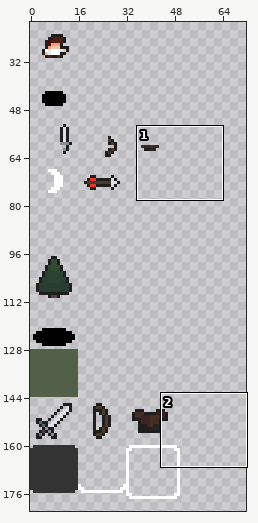
Sprite sheet, stored at public/textures/atlas.png. The picture above shows the old version from afar; the outline marks the close-up.
Close-up. Before the edit:
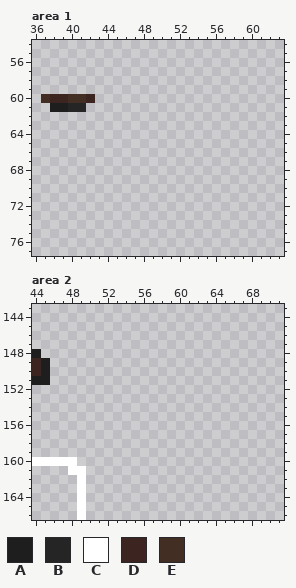
The file is 256x256 pixels. Colours within 5 levels of each other are drawn and written as one. Shown: area 1: x 36..63, y 54..77; area 2: x 44..71, y 143..166. The wide view leaves out empty margins.
Palette (. is transparent): A #1e1e1e  B #252525  C #ffffff  D #3c2520  E #432e23
Pixels before, area 1, first column x 37:
60 EDDEED
61 .AABB.
Pixels before, area 2, first column x 44:
148 A.....
149 DA....
150 DA....
151 AA....
152 ......
153 ......
154 ......
155 ......
156 ......
157 ......
158 ......
159 ......
160 CCCCC.
161 ....CC
162 .....C
163 .....C
164 .....C
165 .....C
166 .....C
Now the later version:
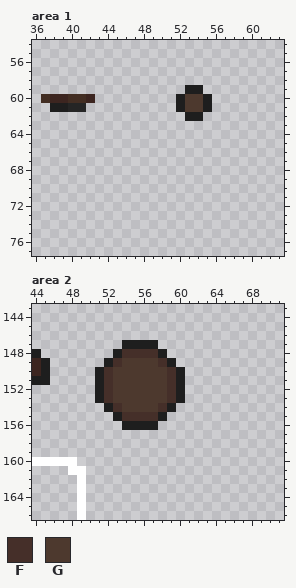
Colours new in this view: F #452f29  G #4d392e
Difference:
Changed rows in their new state; - is an unchanged pixel.
Area 1:
first column x 52:
59 -AA-
60 AGGA
61 AGGA
62 -AA-
Area 2:
first column x 51:
147 ---AAAA---
148 --AFFFFA--
149 -AFGGGGFA-
150 AFGGGGGGFA
151 AFGGGGGGFA
152 AFGGGGGGFA
153 AFGGGGGGFA
154 -AFGGGGFA-
155 --AFFFFA--
156 ---AAAA---
Pixel boxes of the changes (left, top, right, bottom) in both close-ups:
added: (176, 85, 212, 121)
added: (95, 340, 185, 430)
